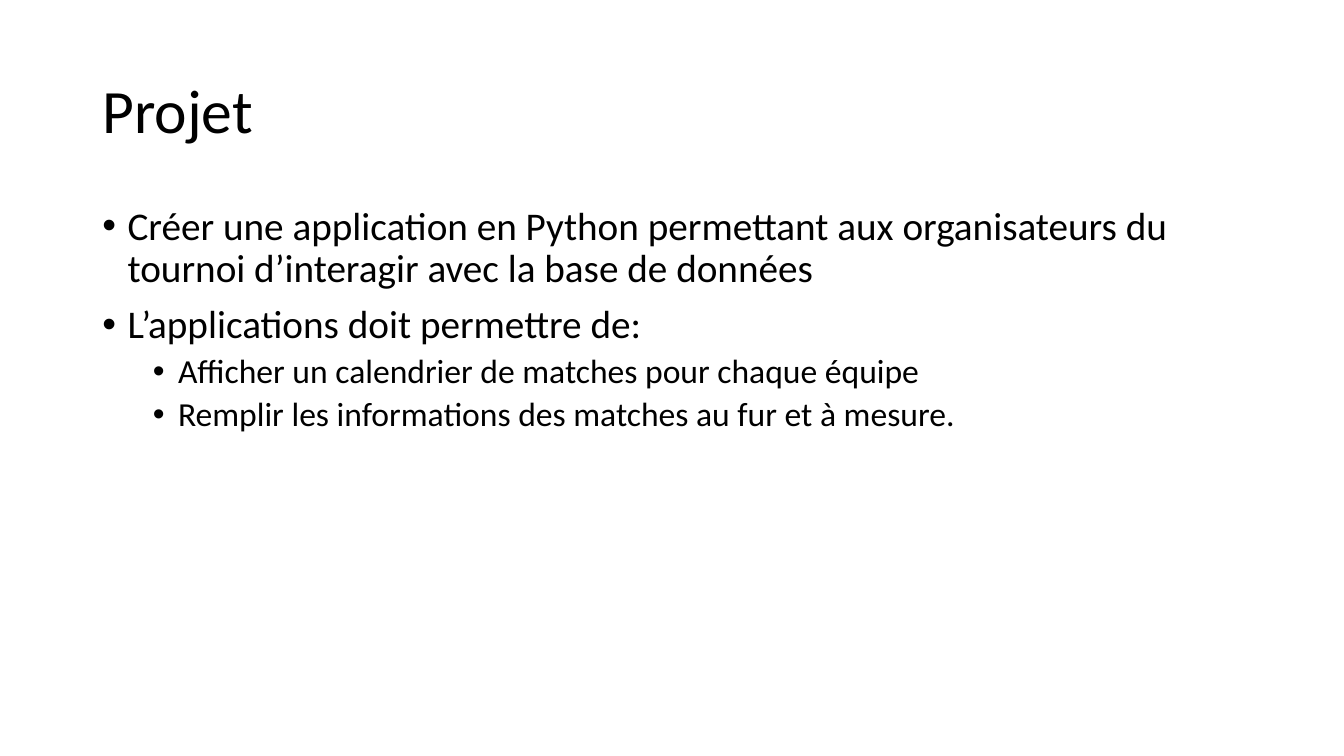
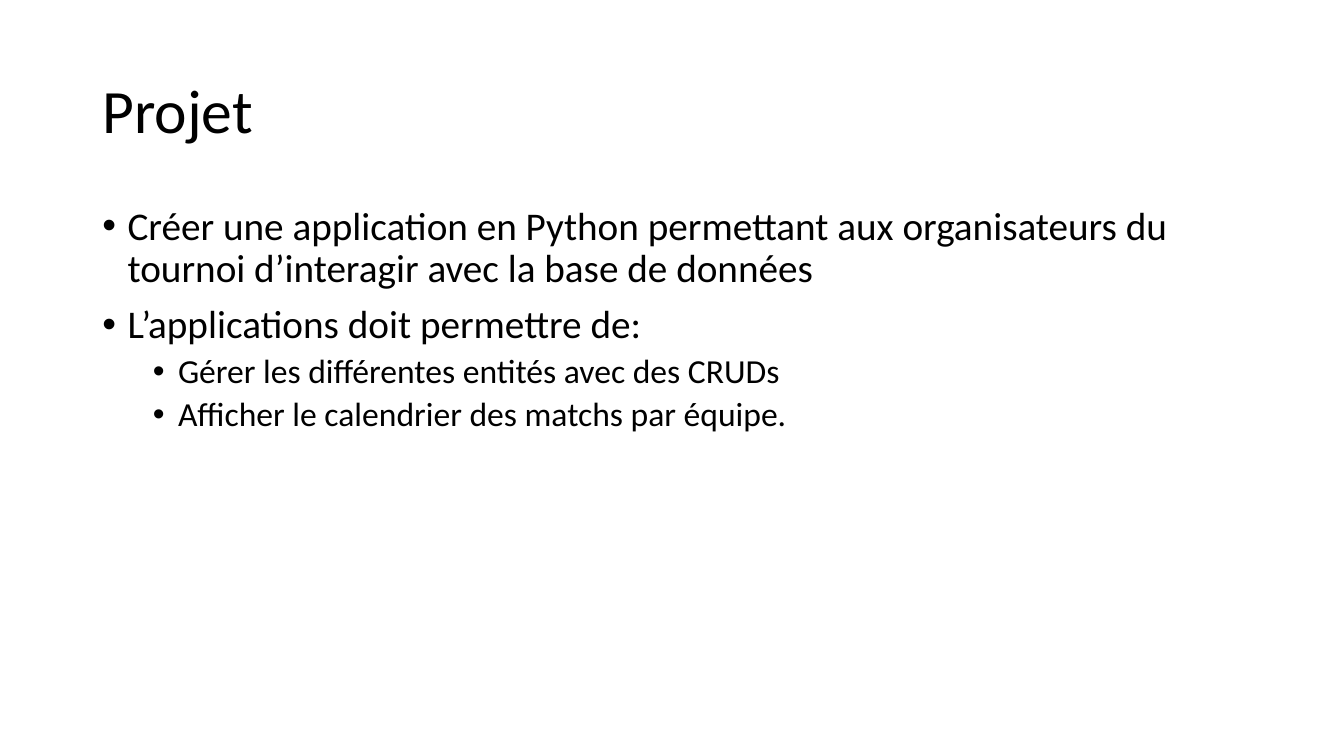
Before and after one commit to zeemil/ecoleit-1sql, a slide deck: slide 2 of Exercices Python.pptx. Drawn at 1344x756 pixels with LibreOffice and Linux fonts; fonts in the diff are those of the drawing. Boxes give left, top, right and bottom in pixels: in the first picture for what was removed or moved away, otherwise in the second. Text is boxed around its words. In the diff, an @@ line names an element or a change of style, - is before the commit and + after.

```diff
--- a/Exercices Python.pptx
+++ b/Exercices Python.pptx
@@ text at (178,359,786,432): text changed @@
-  • Afficher un calendrier de matches pour chaque équipe
-  • Remplir les informations des matches au fur et à mesure.
+  • Gérer les différentes entités avec des CRUDs
+  • Afficher le calendrier des matchs par équipe.
```
Also in this commit, not shown: 1 other slide changed, 3 slides added.
